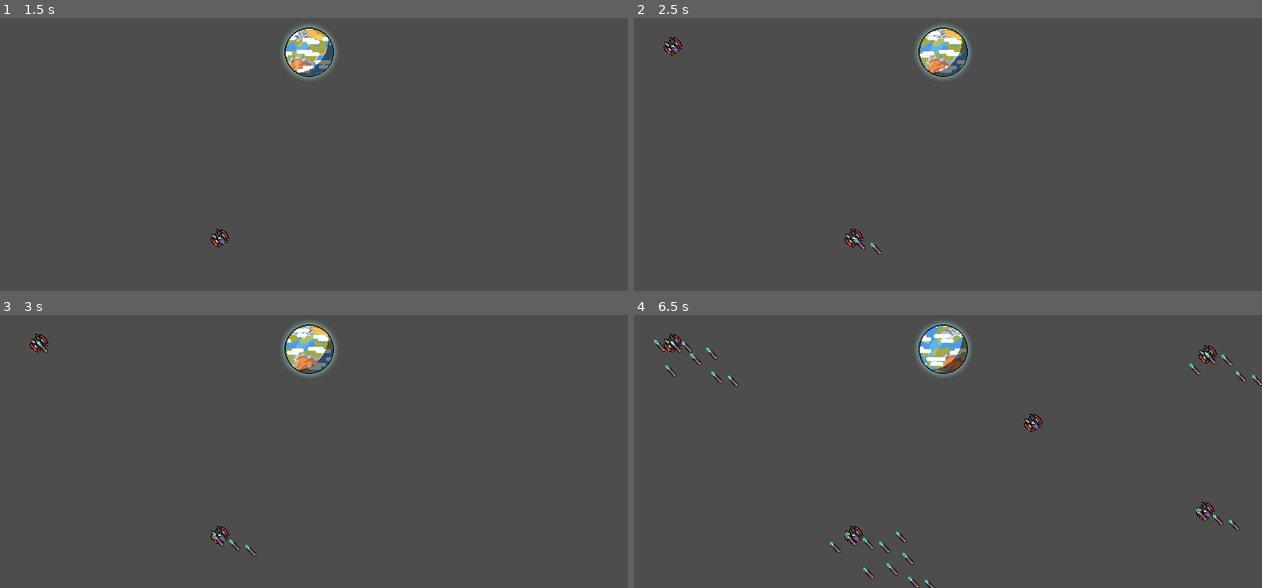
Above: before the commit, frames 1-4 (two rows, left to right).
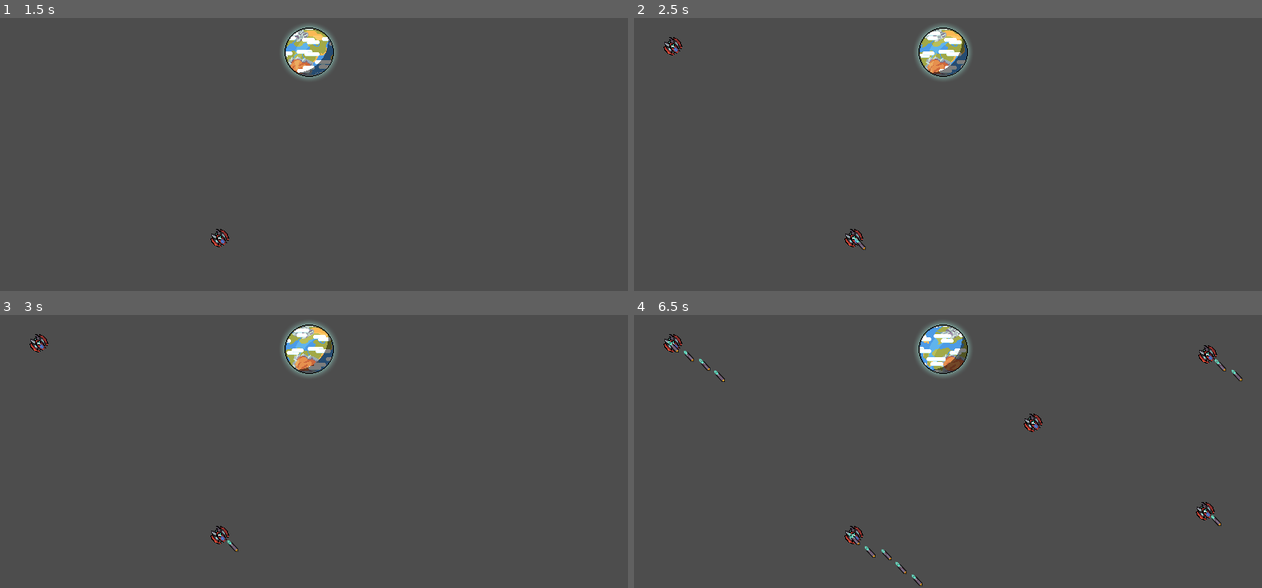
Above: after the commit, the same moments.

Repository: ethanmil/trijam-261
Game: Godot game, scene res://main.tscn
The game is run twice, just before and just after one commit, with the same random seed, the same clock (stepped at 60 frames per second) and the same inputs.
Inputs:
- Up to frame 1 (1.5 s): tap Enter at 0.5 s
- Up to frame 2 (2.5 s): no input
- Up to frame 3 (3 s): no input
- Up to frame 4 (6.5 s): no input

Frame 1 is identical in both runs. In frame 2, less than 0.1% of the frame differs, in the area x 35-40%, y 80-87%; in frame 3, 0.1%; in frame 4, 1.1%, in the area x 3-100%, y 9-100%.

Commit message:
set missle timer to 1s

Diff:
--- a/enemy.tscn
+++ b/enemy.tscn
@@ -13,7 +13,6 @@
 texture = ExtResource("2_uq3rp")
 
 [node name="missle_spawn" type="Timer" parent="."]
-wait_time = 0.504
 autostart = true
 
 [connection signal="timeout" from="missle_spawn" to="." method="_on_missle_spawn_timeout"]
Not shown: 1 places in main.tscn that only renumber resources
